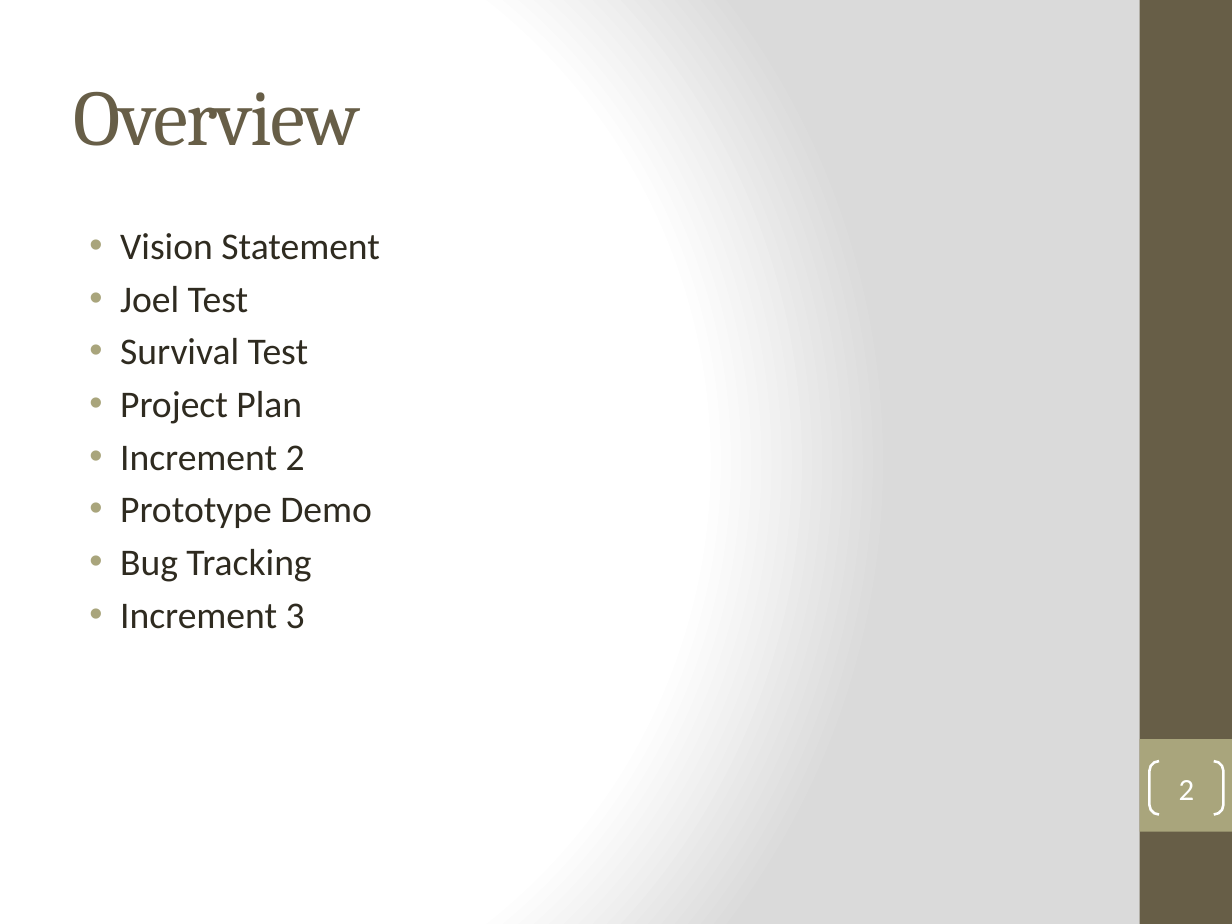
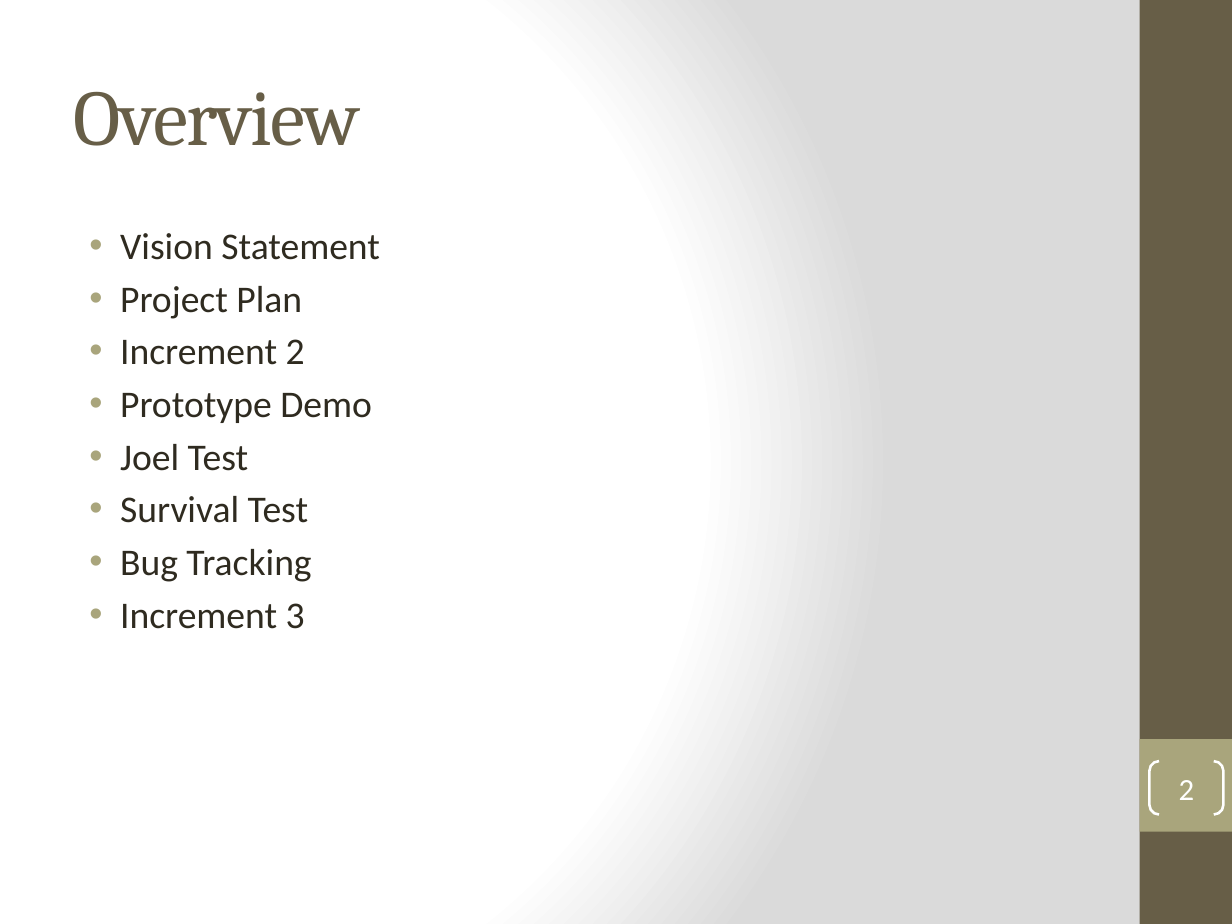
Before and after one commit to DanLain/ProjectManagement, a slide deck: slide 2 of Iteration 2 PowerPoint/Team 3 Iteration 2.pptx. Drawn at 1232x924 pixels with LibreOffice and Linux fonts; fonts in the diff are those of the drawing. Boxes give left, top, right and bottom in pixels: in the first picture for what was removed or moved away, otherwise in the second. Text is boxed around its words. In the diff, an @@ line names an element or a change of style, - is before the commit and + after.

```diff
--- a/Iteration 2 PowerPoint/Team 3 Iteration 2.pptx
+++ b/Iteration 2 PowerPoint/Team 3 Iteration 2.pptx
@@ text at (x1=120, y1=286, x2=308, y2=365): paragraphs removed @@
-• Joel Test
-• Survival Test
@@ text at (x1=120, y1=444, x2=308, y2=523): paragraphs added @@
+• Joel Test
+• Survival Test
```
Also in this commit, not shown: 1 other slide changed, 20 other files.
